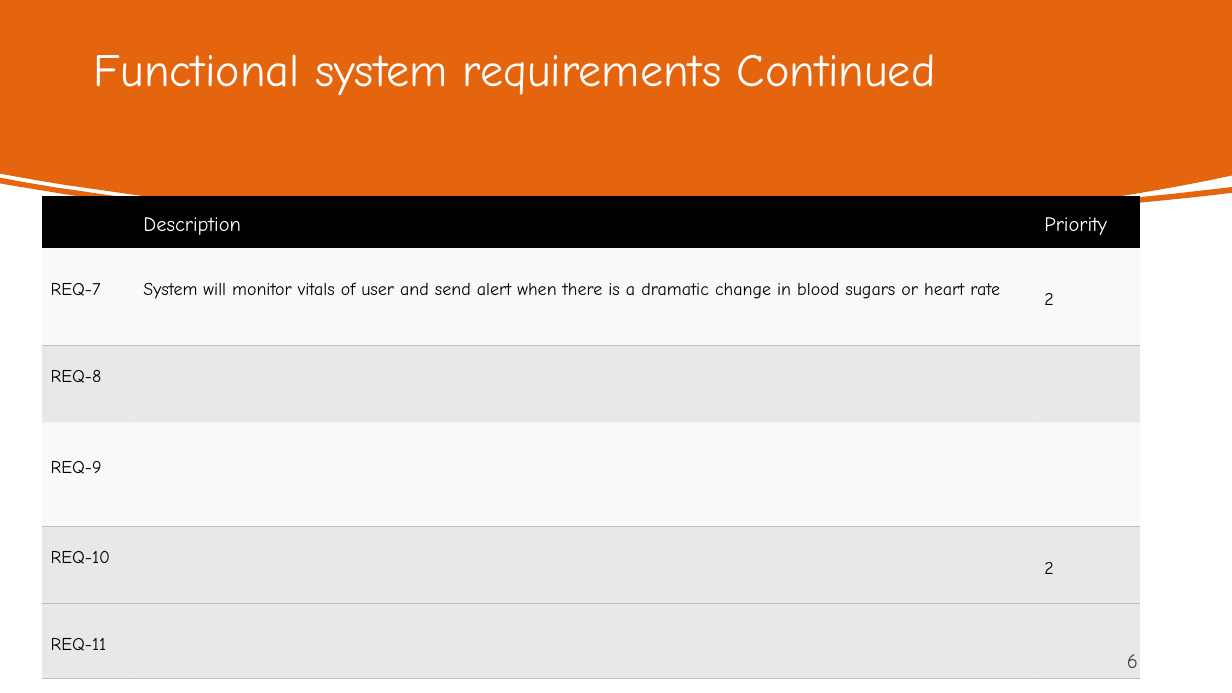
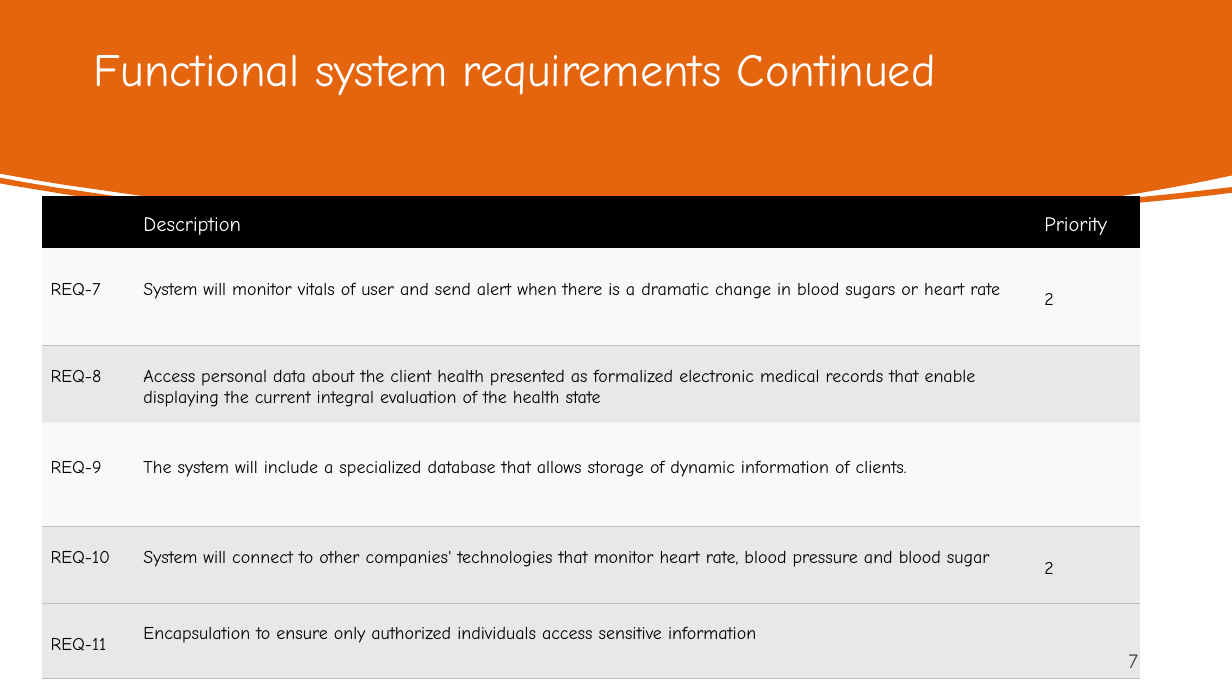
Before and after one commit to lmullettcs2043/cs2043Proj1, a slide deck: slide 7 of CS2043Proj1.pptx (slide 6 before the commit). Drawn at 1232x693 pixels with LibreOffice and Linux fonts; fonts in the diff are those of the drawing. Boxes give left, top, right and bottom in pixels: in the first picture for what was removed or moved away, otherwise in the second. Text is boxed around its words. In the diff, an @@ line names an element or a change of style, - is before the commit and + after.

```diff
--- a/CS2043Proj1.pptx
+++ b/CS2043Proj1.pptx
@@ table at [42,196,1140,683] @@
-row 3, column 2: 
+row 3, column 2: Access personal data about the client health presented as formalized electronic medical records that enable displaying the current integral evaluation of the health state
-row 4, column 2: 
+row 4, column 2: The system will include a specialized database that allows storage of dynamic information of clients.
-row 5, column 2: 
+row 5, column 2: System will connect to other companies' technologies that monitor heart rate, blood pressure and blood sugar
-row 6, column 2: 
+row 6, column 2: Encapsulation to ensure only authorized individuals access sensitive information
@@ page number at [1128,654,1138,668]: text changed @@
-6
+7
```
Also in this commit, not shown: 4 other slides changed, 8 slides added, 1 slide removed.
